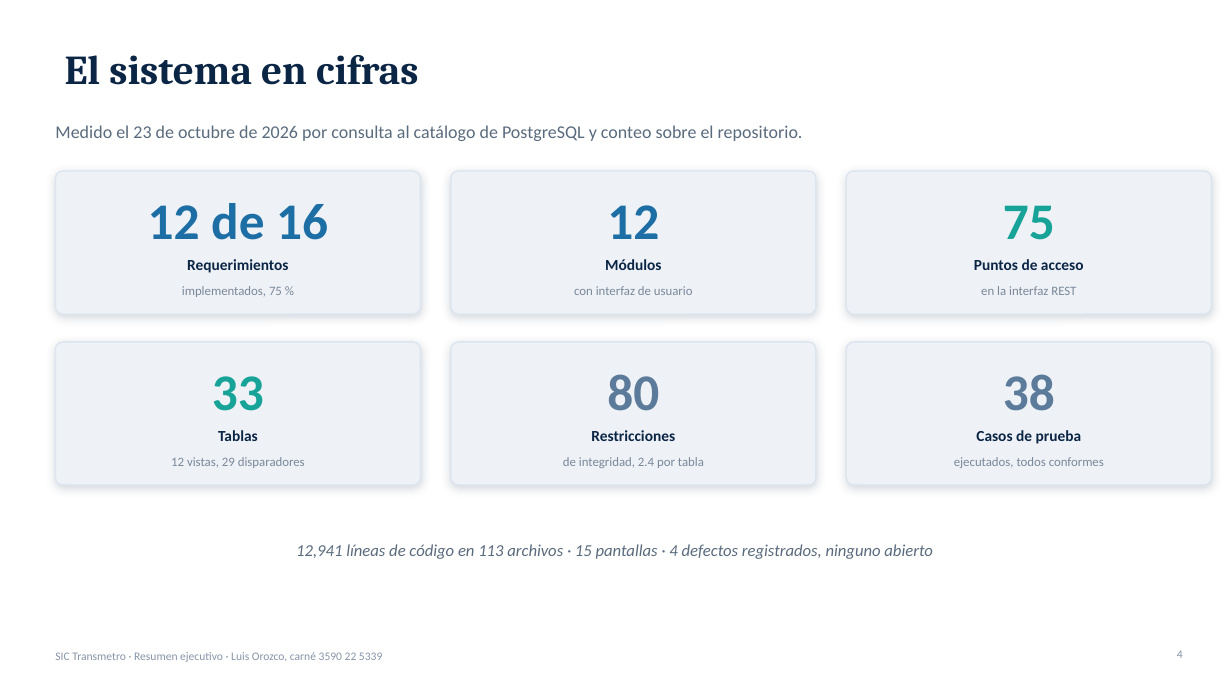
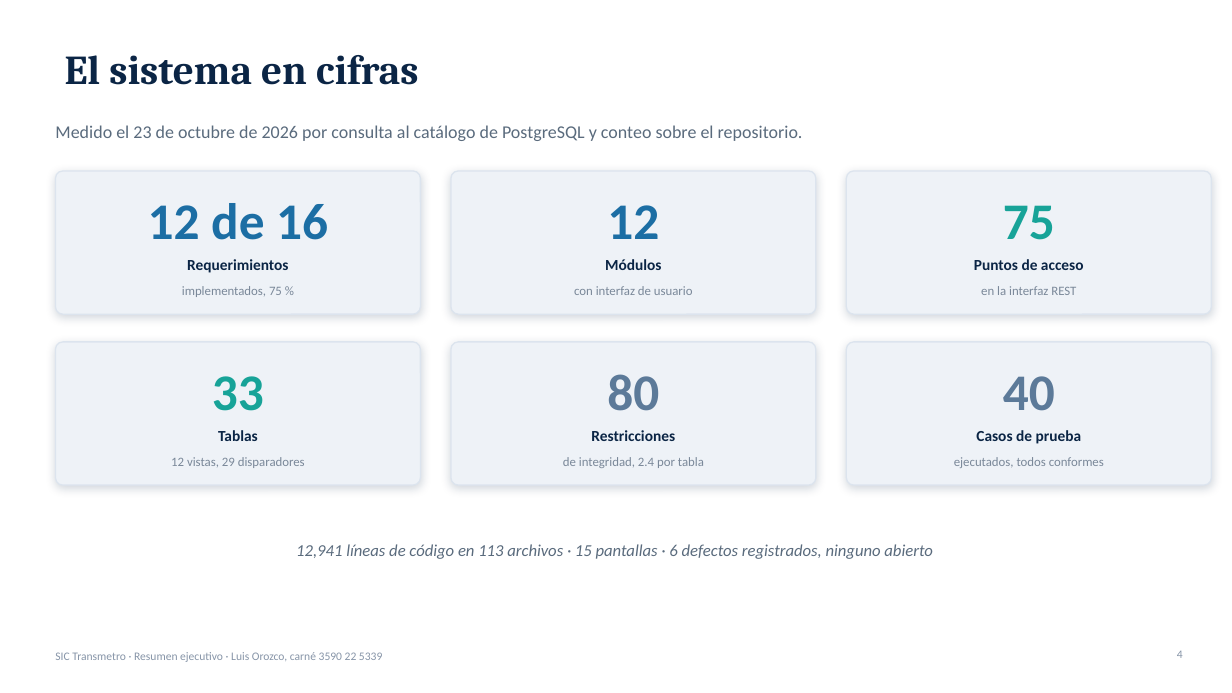
Before and after one commit to LuisO01/transmetro-sic, a slide deck: slide 4 of entregables/SIC_Transmetro_Resumen_Ejecutivo.pptx. Drawn at 1232x693 pixels with LibreOffice and Linux fonts; fonts in the diff are those of the drawing. Boxes give left, top, right and bottom in pixels: in the first picture for what was removed or moved away, otherwise in the second. Text is boxed around its words. In the diff, an @@ line names an element or a change of style, - is before the commit and + after.

```diff
--- a/entregables/SIC_Transmetro_Resumen_Ejecutivo.pptx
+++ b/entregables/SIC_Transmetro_Resumen_Ejecutivo.pptx
@@ text at [1003,376,1055,411]: text changed @@
-38
+40
@@ text at [296,544,933,559]: text changed @@
-12,941 líneas de código en 113 archivos · 15 pantallas · 4 defectos registrados, ninguno abierto
+12,941 líneas de código en 113 archivos · 15 pantallas · 6 defectos registrados, ninguno abierto
```
Also in this commit, not shown: 5 other slides changed, 6 other files.
